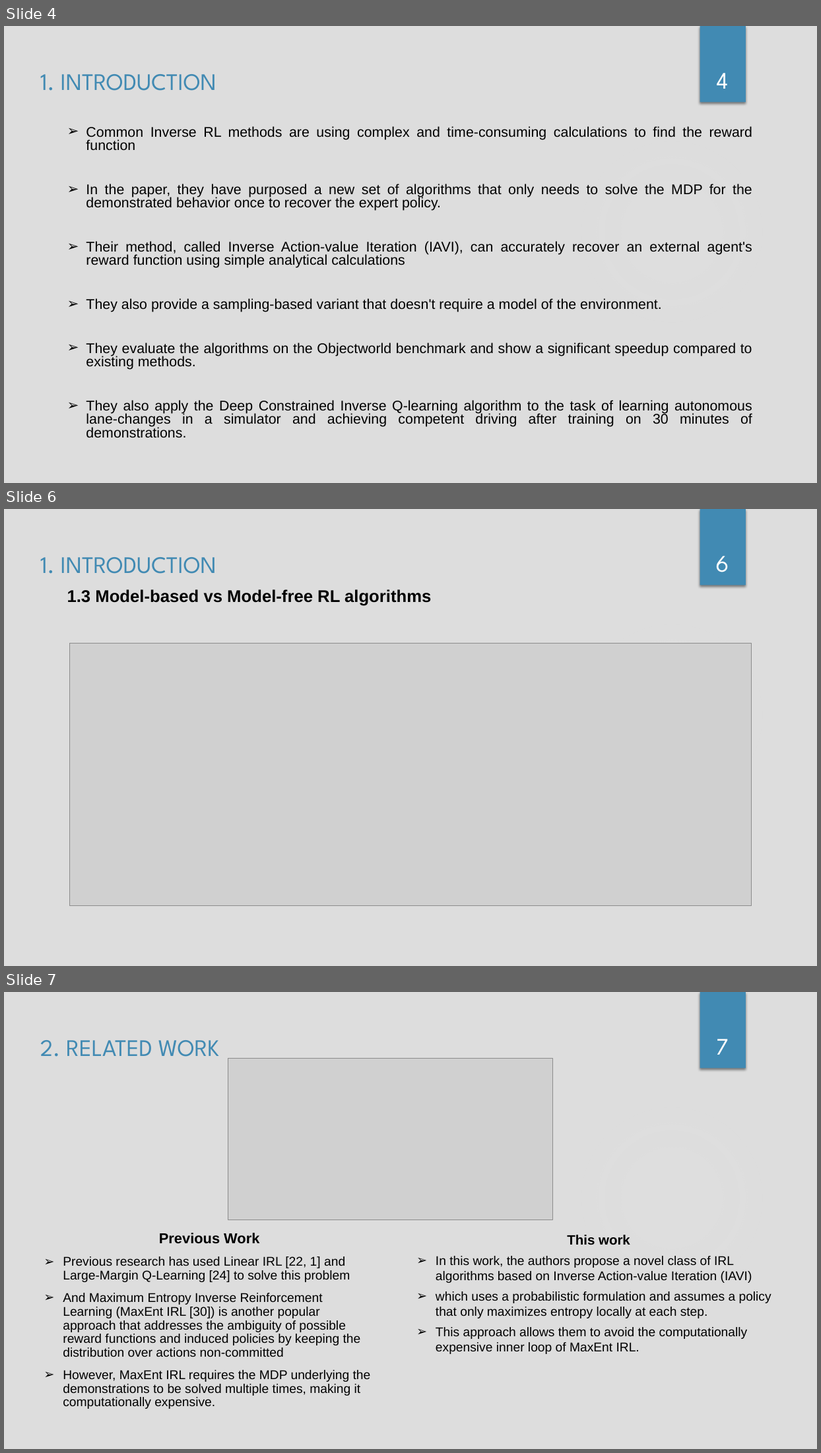
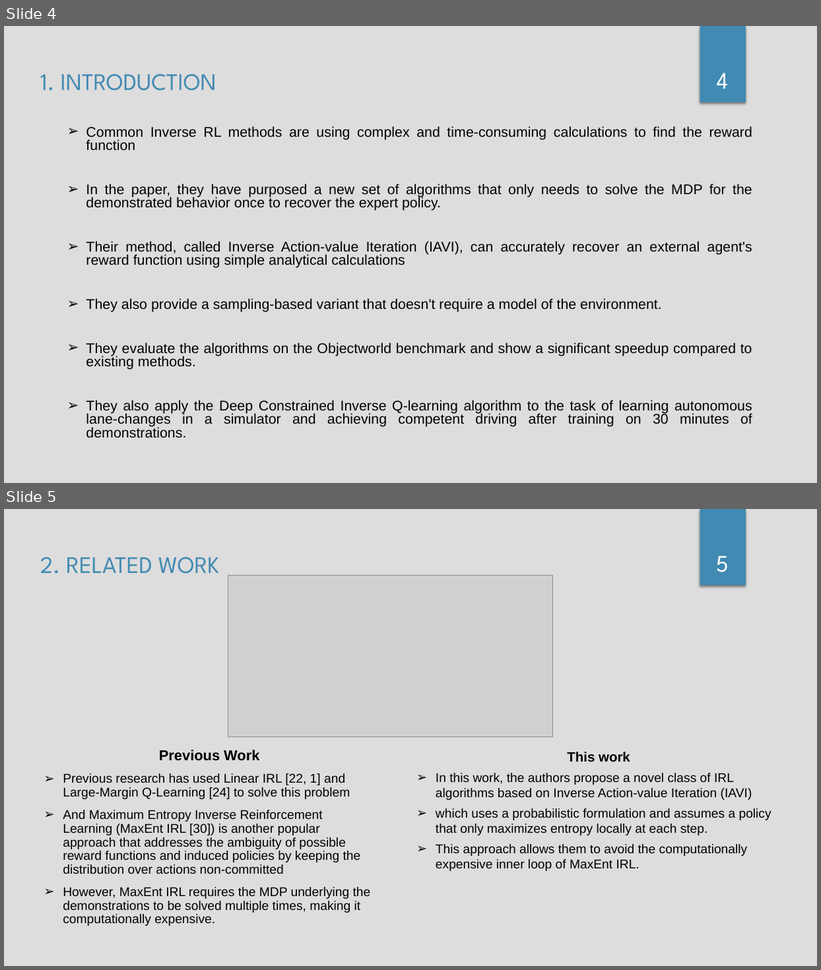
Before and after one commit to chinthaka0531/inverse_q_learning, a slide deck: docs/Deep_Inverse_Q_Learning-chinthaka.pptx. Shown one above the other, each under a label of ours: slides 4, 6 and 7 before the commit, slides 4 and 5 after it; the slides between them are not shown. The pictures are 821x1453 and 821x970 pixels, drawn with LibreOffice and Linux fonts; fonts in the diff are those of the drawing; grey boxes stand for pictures; background and template pictures are left out. Boxes give left, top, right and bottom in pixels: in the first picture for what was removed or moved away, otherwise in the second. Text is boxed around its words. In the diff, an @@ line names an element or a change of style, - is before the commit and + after.

Commit message:
Updated presentation

```diff
--- a/docs/Deep_Inverse_Q_Learning-chinthaka.pptx
+++ b/docs/Deep_Inverse_Q_Learning-chinthaka.pptx
@@ slide 6 removed at (x1=4, y1=509, x2=817, y2=966), background #DDDDDD; not listed: 2 template elements that a slide beside it also shows @@
@@ subtitle removed at (x1=40, y1=557, x2=217, y2=574) @@
-1. INTRODUCTION
@@ page number removed at (x1=716, y1=556, x2=729, y2=572) @@
-6
@@ text removed at (x1=67, y1=590, x2=431, y2=606) @@
-1.3 Model-based vs Model-free RL algorithms
@@ picture removed at (x1=69, y1=643, x2=752, y2=907) @@
@@ what was slide 7 is now slide 5 @@
@@ page number at (x1=716, y1=556, x2=729, y2=572): text changed @@
-7
+5
```
Also in this commit, not shown: 1 slide changed, 1 other slide removed.
